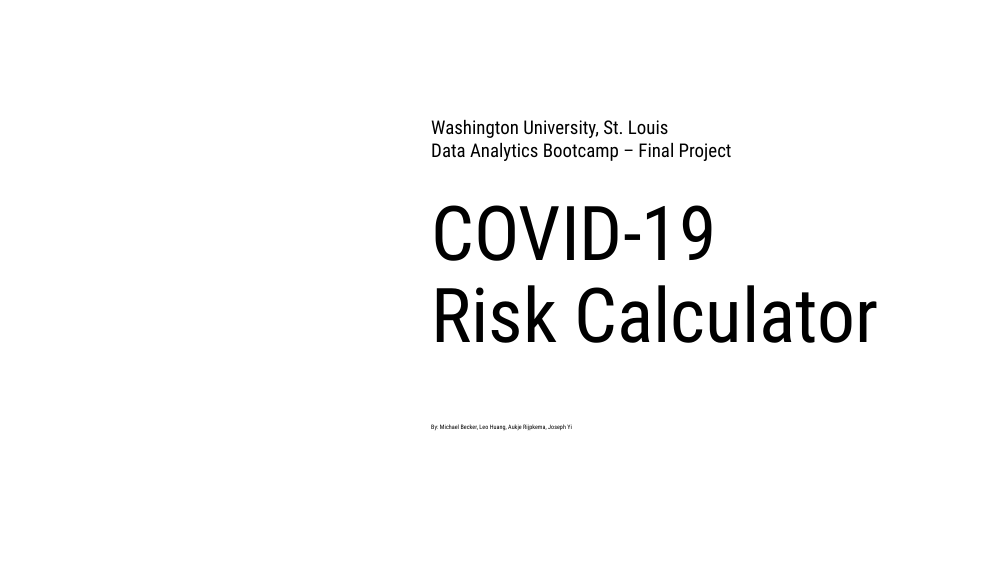
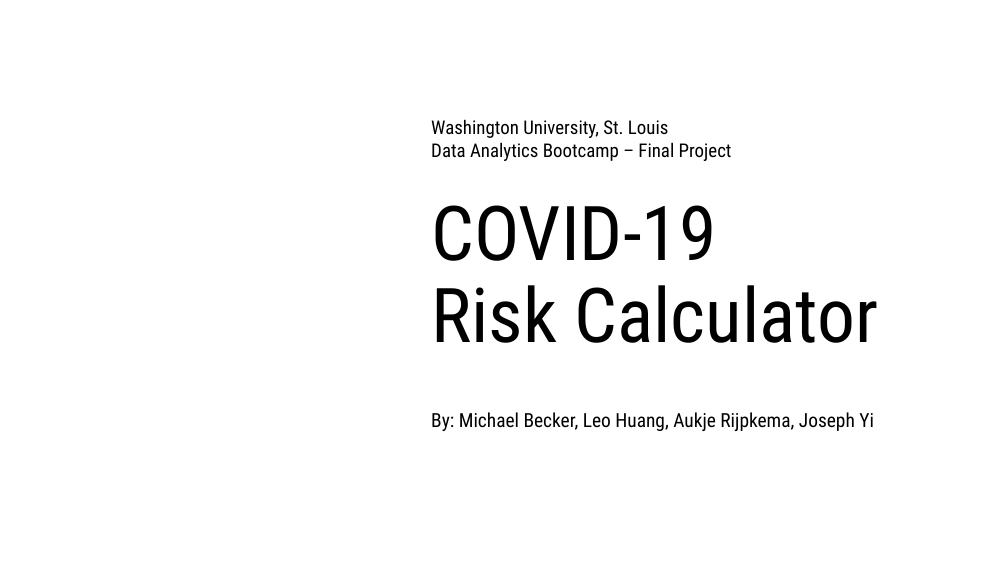
Before and after one commit to DutchDS/Final-Project, a slide deck: slide 1 of Excel and Powerpoints/Demo Day Presentation.pptx. Drawn at 1008x567 pixels with LibreOffice and Linux fonts; fonts in the diff are those of the drawing; background and template pictures are left out. Boxes give left, top, right and bottom in pixels: in the first picture for what was removed or moved away, otherwise in the second. Text is boxed around its words. In the diff, an @@ line names an element or a change of style, - is before the commit and + after.

```diff
--- a/Excel and Powerpoints/Demo Day Presentation.pptx
+++ b/Excel and Powerpoints/Demo Day Presentation.pptx
@@ text "By: Michael Becker, Leo Huang, ..." at (x1=431, y1=412, x2=874, y2=431): size 5.8 to 18.5 pt @@
```
Also in this commit, not shown: 4 slides added, 1 slide removed, 8 other files.
